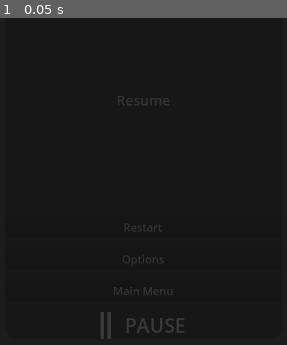
Above: before the commit, frame 1.
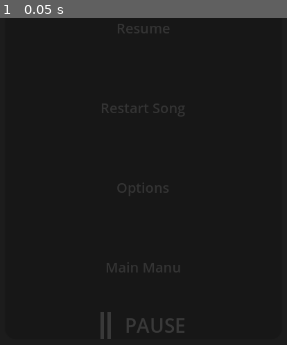
Above: after the commit, the same moment.

Repository: Jae7777/Wind-Tempo
Game: Godot game, scene res://control.tscn
Two runs of this game, one before a commit and one after it. Both use one fixed random seed, a clock stepped at 60 frames per second and the inputs below.
Inputs:
- Up to frame 1 (0.05 s): no input

The runs differ from the first frame. In frame 1, 0.7% of the frame differs, in the area x 35-65%, y 1-85%.

Commit message:
Apply effects to all buttons

Diff:
--- a/wind-tempo/control.tscn
+++ b/wind-tempo/control.tscn
@@ -32,6 +32,24 @@
 corner_radius_bottom_left = 8
 
 [sub_resource type="StyleBoxEmpty" id="StyleBoxEmpty_qtu10"]
+
+[sub_resource type="StyleBoxEmpty" id="StyleBoxEmpty_ee4bf"]
+
+[sub_resource type="StyleBoxFlat" id="StyleBoxFlat_kbped"]
+bg_color = Color(0.22745098, 0.22745098, 0.22745098, 1)
+corner_radius_top_left = 8
+corner_radius_top_right = 8
+corner_radius_bottom_right = 8
+corner_radius_bottom_left = 8
+
+[sub_resource type="StyleBoxFlat" id="StyleBoxFlat_fj5cn"]
+bg_color = Color(0.2901961, 0.2901961, 0.2901961, 1)
+corner_radius_top_left = 8
+corner_radius_top_right = 8
+corner_radius_bottom_right = 8
+corner_radius_bottom_left = 8
+
+[sub_resource type="StyleBoxEmpty" id="StyleBoxEmpty_iy58a"]
 
 [node name="PauseMenu" type="Control"]
 layout_mode = 3
@@ -71,17 +89,36 @@
 theme_override_styles/focus = SubResource("StyleBoxEmpty_qtu10")
 text = "Resume"
 
-[node name="Restart button" type="Button" parent="MainPanel/MenuVBox"]
+[node name="Restart Button" type="Button" parent="MainPanel/MenuVBox"]
 layout_mode = 2
-text = "Restart"
+size_flags_vertical = 3
+theme_override_font_sizes/font_size = 20
+theme_override_styles/normal = SubResource("StyleBoxEmpty_ee4bf")
+theme_override_styles/pressed = SubResource("StyleBoxFlat_kbped")
+theme_override_styles/hover = SubResource("StyleBoxFlat_fj5cn")
+theme_override_styles/focus = SubResource("StyleBoxEmpty_iy58a")
+text = "Restart Song"
 
-[node name="Options button" type="Button" parent="MainPanel/MenuVBox"]
+[node name="Option Button" type="Button" parent="MainPanel/MenuVBox"]
 layout_mode = 2
-text = "Options"
+size_flags_vertical = 3
+theme_override_font_sizes/font_size = 20
+theme_override_styles/normal = SubResource("StyleBoxEmpty_ee4bf")
+theme_override_styles/pressed = SubResource("StyleBoxFlat_kbped")
+theme_override_styles/hover = SubResource("StyleBoxFlat_fj5cn")
+theme_override_styles/focus = SubResource("StyleBoxEmpty_iy58a")
+text = "Options
+"
 
-[node name="Main Menu button" type="Button" parent="MainPanel/MenuVBox"]
+[node name="Main Menu Button" type="Button" parent="MainPanel/MenuVBox"]
 layout_mode = 2
-text = "Main Menu"
+size_flags_vertical = 3
+theme_override_font_sizes/font_size = 20
+theme_override_styles/normal = SubResource("StyleBoxEmpty_ee4bf")
+theme_override_styles/pressed = SubResource("StyleBoxFlat_kbped")
+theme_override_styles/hover = SubResource("StyleBoxFlat_fj5cn")
+theme_override_styles/focus = SubResource("StyleBoxEmpty_iy58a")
+text = "Main Manu"
 
 [node name="TitleHBox" type="HBoxContainer" parent="MainPanel/MenuVBox"]
 layout_mode = 2
Not shown: 1 places in wind-tempo/control.tscn that only renumber resources
